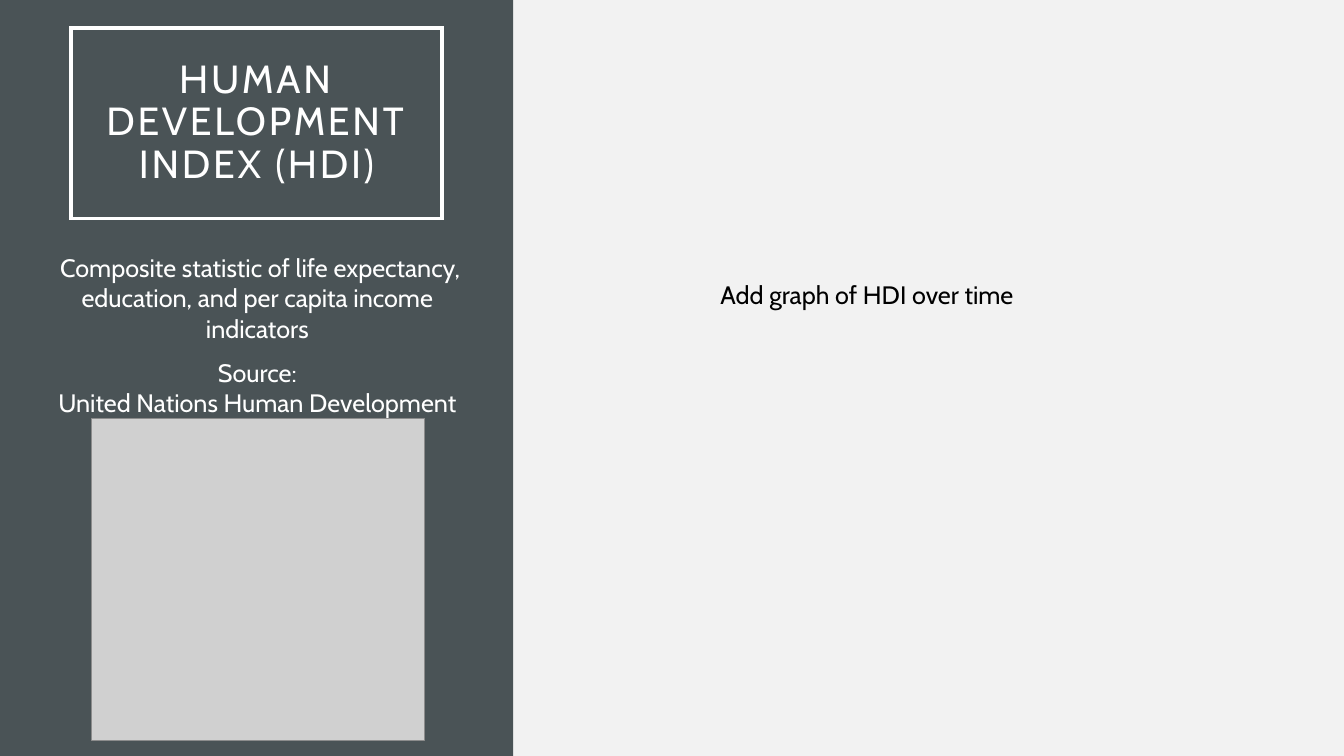
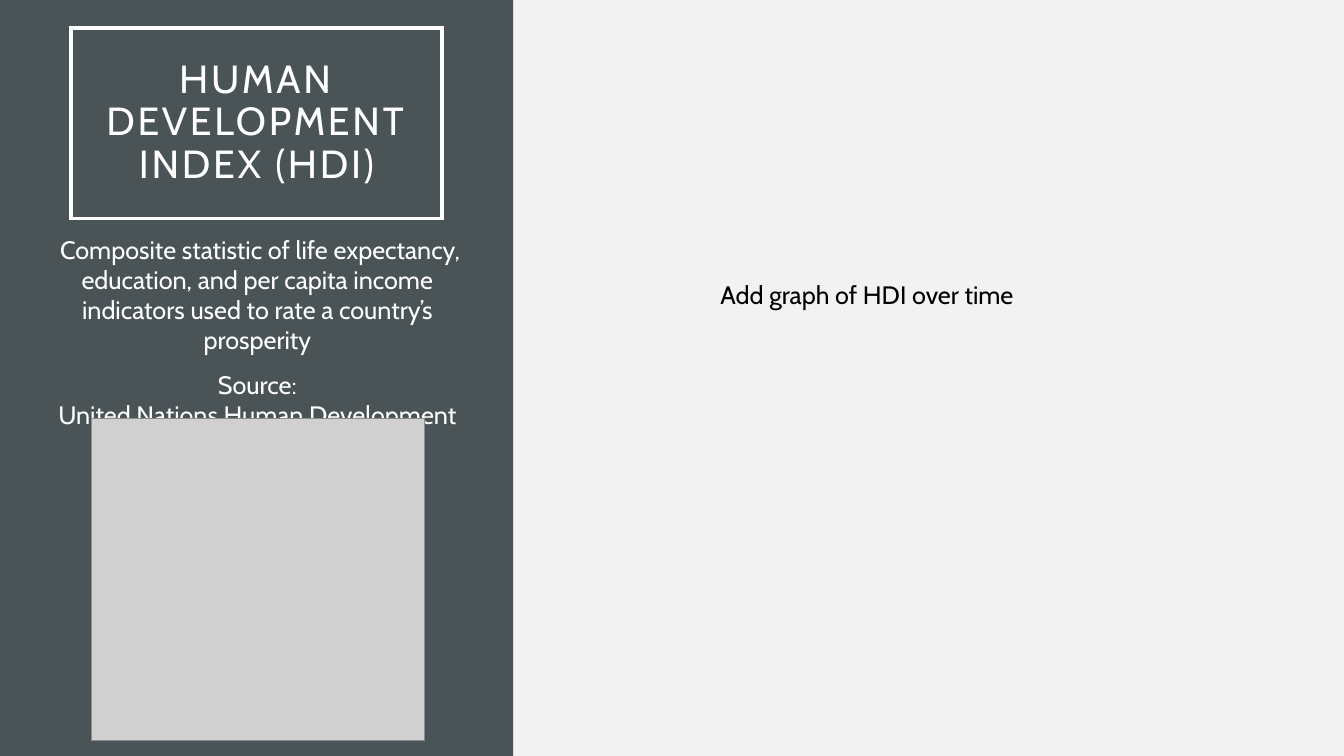
Before and after one commit to gabigham/dagger, a slide deck: slide 10 of Project 1.pptx (slide 6 before the commit). Drawn at 1344x756 pixels with LibreOffice and Linux fonts; fonts in the diff are those of the drawing; grey boxes stand for pictures. Boxes give left, top, right and bottom in pixels: in the first picture for what was removed or moved away, otherwise in the second. Text is boxed around its words. In the diff, an @@ line names an element or a change of style, - is before the commit and + after.

```diff
--- a/Project 1.pptx
+++ b/Project 1.pptx
@@ text "Composite statistic of life expectancy, ...": place and size @@
-text "Composite statistic of life expectancy, ..." at [58, 258, 461, 418]
+text "Composite statistic of life expectancy, ..." at [58, 240, 461, 430]
@@ text at [60, 240, 461, 355]: text changed @@
-Composite statistic of life expectancy, education, and per capita income indicators
+Composite statistic of life expectancy, education, and per capita income indicators used to rate a country’s prosperity
```
Also in this commit, not shown: 4 other slides changed, 5 slides added, 2 slides removed, 2 other files.
